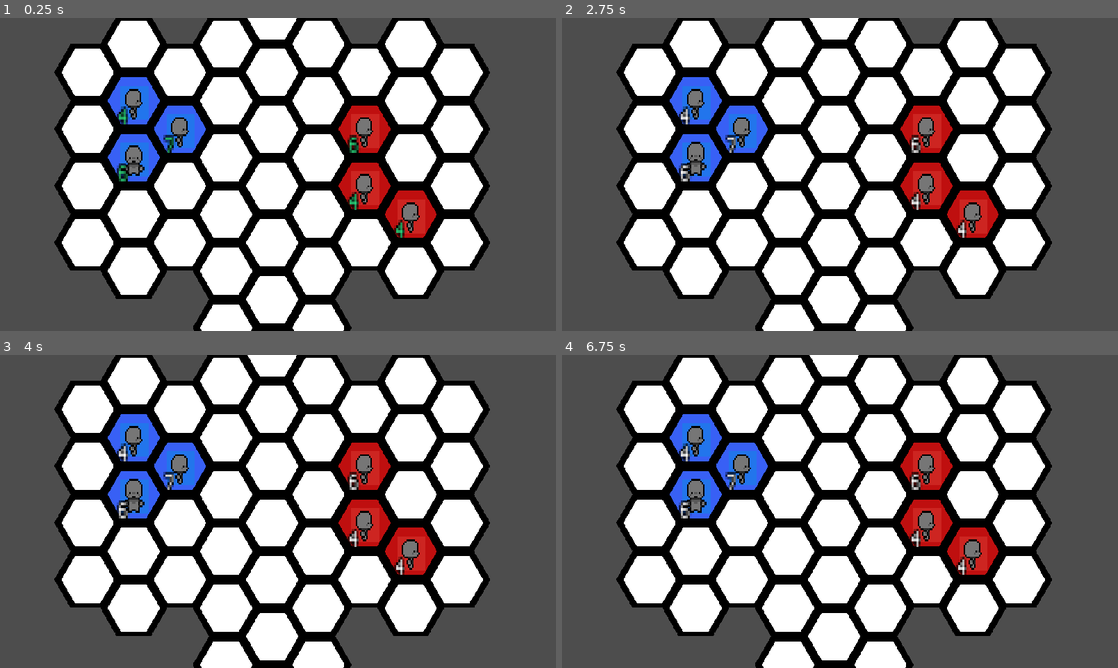
Above: before the commit, frames 1-4 (two rows, left to right).
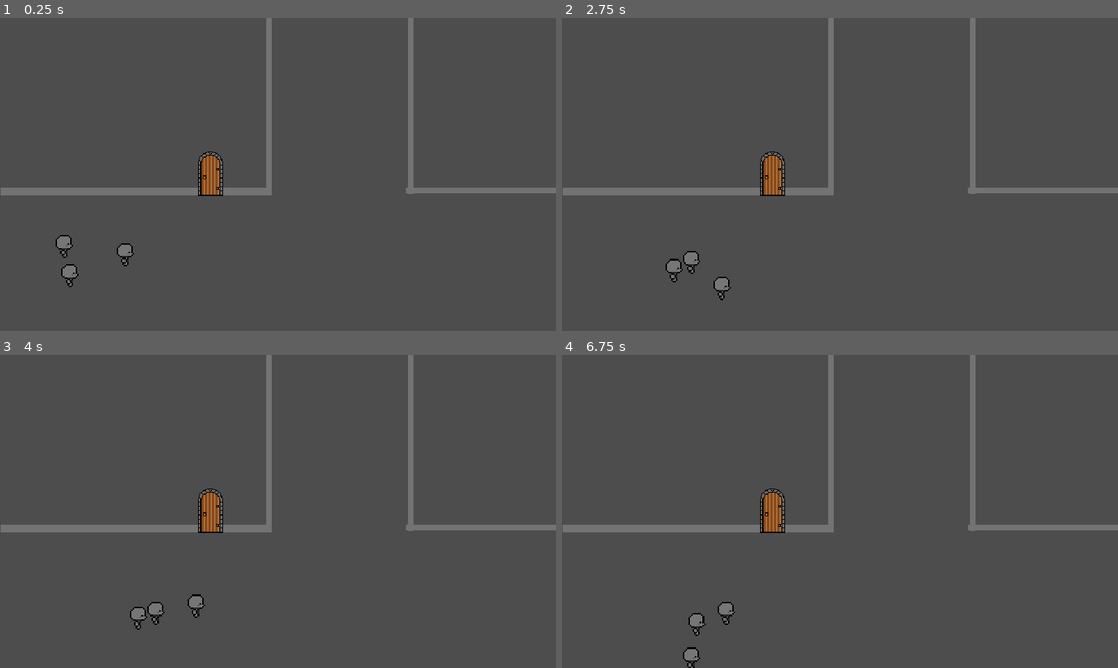
Above: after the commit, the same moments.

Repository: DubiousDuck/Manny-Takes-on-Upper-Management
Game: Godot game, scene res://overworld/sample_overworld.tscn
Two runs of this game, one before a commit and one after it. Both use one fixed random seed, a clock stepped at 60 frames per second and the inputs below. Before the commit the project starts from res://stages/demo_field.tscn.
Inputs (mouse positions are in pixels of both pictures, inside the frame that each line leads up to):
- Up to frame 1 (0.25 s): no input
- Up to frame 2 (2.75 s): tap Enter (ui_accept) at 0.5, 0.77, 2.27 s; move the mouse to (739, 133) at 0.52 s; hold Right (ui_right) 0.53-1.25 s; click (739, 133) at 0.6 s; click (673, 161) at 1.25 s, where only the run before the commit has a clickable "Basic Punch"; move the mouse to (695, 161) at 2.02 s; hold Down (ui_down) from 2.03 s (still down); click (695, 161) at 2.1 s
- Up to frame 3 (4 s): move the mouse to (133, 442) at 2.77 s; release Down (ui_down) at 2.78 s; hold Right (ui_right) 2.78-3.53 s; click (133, 442) at 2.85 s; move the mouse to (366, 470) at 3.52 s; hold Up (ui_up) from 3.53 s (still down); click (366, 470) at 3.6 s; tap Enter (ui_accept) at 3.77 s
- Up to frame 4 (6.75 s): move the mouse to (928, 527) at 4.27 s; release Up (ui_up) at 4.28 s; hold Left (ui_left) 4.28-5.78 s; click (928, 527) at 4.35 s; tap Enter (ui_accept) at 4.52, 5.27 s; move the mouse to (973, 555) at 5.02 s; click (973, 555) at 5.1 s; move the mouse to (867, 511) at 5.77 s; hold Down (ui_down) 5.78-6.53 s; click (867, 511) at 5.85 s; move the mouse to (756, 433) at 6.52 s; hold Right (ui_right) from 6.53 s (still down); click (756, 433) at 6.6 s

The runs differ from the first frame. In frame 1, 65% of the frame differs, in the area x 0-100%, y 0-100%; in frame 2, 65%; in frame 3, 65%; in frame 4, 65%.

Commit message:
basic entourage added in overworld

Diff:
--- /dev/null
+++ b/overworld/Follower.tscn
@@ -0,0 +1,26 @@
+[gd_scene load_steps=5 format=3 uid="uid://cabi3s34sqtgq"]
+
+[ext_resource type="Script" path="res://overworld/follower.gd" id="1_n8ld1"]
+[ext_resource type="Texture2D" uid="uid://3colr5os47jl" path="res://assets/unit_sprites/side_idle.png" id="2_ookn7"]
+[ext_resource type="AnimationLibrary" uid="uid://bpqlfovrbqirm" path="res://unit/unit_anim.res" id="3_o1y3r"]
+
+[sub_resource type="CapsuleShape2D" id="CapsuleShape2D_7mksb"]
+radius = 18.0
+height = 56.0
+
+[node name="Follower" type="CharacterBody2D"]
+script = ExtResource("1_n8ld1")
+
+[node name="CollisionShape2D" type="CollisionShape2D" parent="."]
+position = Vector2(0, 2)
+shape = SubResource("CapsuleShape2D_7mksb")
+
+[node name="Sprite2D" type="Sprite2D" parent="."]
+scale = Vector2(3, 3)
+texture = ExtResource("2_ookn7")
+hframes = 4
+
+[node name="AnimationPlayer" type="AnimationPlayer" parent="."]
+libraries = {
+"unit_anim": ExtResource("3_o1y3r")
+}
--- /dev/null
+++ b/overworld/follower.gd
@@ -0,0 +1,69 @@
+extends CharacterBody2D
+
+class_name Follower
+
+const FOLLOW_D = 90
+const DISPERSE_D = 60
+
+const SPEED = 95
+const SCALE := 3
+const TURN_COOLDOWN = 0.20  # seconds between allowed between steps
+
+var dir = Vector2.RIGHT
+var turn_timer = 0.0
+var turning = false
+
+func _physics_process(delta):
+	# Decrease the cooldown timer.
+	turn_timer -= delta
+
+	var player = get_parent().get_node("Player")
+	var diff = player.position - position
+	var direction = diff.normalized()
+
+	if (turn_timer <= 0):
+		if (diff.length() > FOLLOW_D or diff.length()<DISPERSE_D):
+			velocity.x = direction.x * SPEED
+			velocity.y = direction.y * SPEED
+
+			if diff.length()<DISPERSE_D:
+				velocity = -velocity
+
+			var last_dir = dir
+			if velocity.x > 0:
+				dir = Vector2.RIGHT
+			elif velocity.x < 0:
+				dir = Vector2.LEFT
+
+			# Only update direction if it has changed and the cooldown timer has expired.
+			if (dir != last_dir) and (not turning):
+				if dir.dot(Vector2.RIGHT) > 0.0:
+					$Sprite2D.scale = Vector2(SCALE, SCALE)
+				else:
+					$Sprite2D.scale = Vector2(-SCALE, SCALE)
+
+				# Trigger the turning tween.
+				turning = true
+				var a = create_tween()
+				a.tween_property($Sprite2D, "position", $Sprite2D.position + Vector2(0, 0.1), 0.1)
+				await a.finished
+				a = create_tween()
+				a.tween_property($Sprite2D, "position", $Sprite2D.position - Vector2(0, 0.1), 0.1)
+				await a.finished
+				turning = false
+				# Reset the turn cooldown.
+		else:
+			velocity.x = move_toward(velocity.x, 0, SPEED)
+			velocity.y = move_toward(velocity.y, 0, SPEED)
+		turn_timer = TURN_COOLDOWN
+
+	move_and_slide()
+	anim_handler()
+
+func anim_handler():
+	if abs(velocity.y) > SPEED * sqrt(2) / 2 + 1e-2:
+		$AnimationPlayer.play("unit_anim/front_walk")
+	elif velocity != Vector2.ZERO:
+		$AnimationPlayer.play("unit_anim/side_walk")
+	else:
+		$AnimationPlayer.play("unit_anim/front_idle")
--- a/overworld/sample_overworld.tscn
+++ b/overworld/sample_overworld.tscn
@@ -1,9 +1,10 @@
-[gd_scene load_steps=9 format=3 uid="uid://bl3rxfaj4snxv"]
+[gd_scene load_steps=10 format=3 uid="uid://bl3rxfaj4snxv"]
 
 [ext_resource type="PackedScene" uid="uid://vjjenmk6qvnq" path="res://overworld/Player.tscn" id="1_i2n66"]
 [ext_resource type="Script" path="res://overworld/overworld.gd" id="1_o2m1g"]
 [ext_resource type="Script" path="res://overworld/door.gd" id="2_igj1o"]
 [ext_resource type="Texture2D" uid="uid://coy382quxt11e" path="res://assets/door.png" id="2_yeq1s"]
+[ext_resource type="PackedScene" uid="uid://cabi3s34sqtgq" path="res://overworld/Follower.tscn" id="3_74ojj"]
 
 [sub_resource type="RectangleShape2D" id="RectangleShape2D_ytewl"]
 size = Vector2(561.75, 15)
@@ -80,6 +81,12 @@
 offset_bottom = 17.5
 color = Color(0.450648, 0.450648, 0.450648, 1)
 
+[node name="Follower" parent="." instance=ExtResource("3_74ojj")]
+position = Vector2(114, 465)
+
+[node name="Follower2" parent="." instance=ExtResource("3_74ojj")]
+position = Vector2(127, 537)
+
 [node name="Player" parent="." instance=ExtResource("1_i2n66")]
 position = Vector2(264, 485)
 
--- a/project.godot
+++ b/project.godot
@@ -11,7 +11,7 @@
 [application]
 
 config/name="SRS-2025"
-run/main_scene="res://stages/demo_field.tscn"
+run/main_scene="res://overworld/sample_overworld.tscn"
 config/features=PackedStringArray("4.3", "Forward Plus")
 config/icon="res://icon.svg"
 
